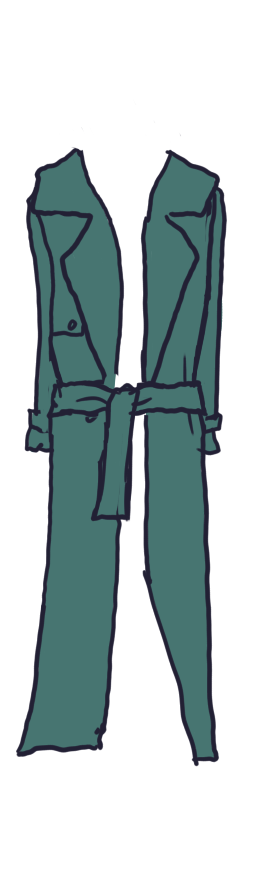
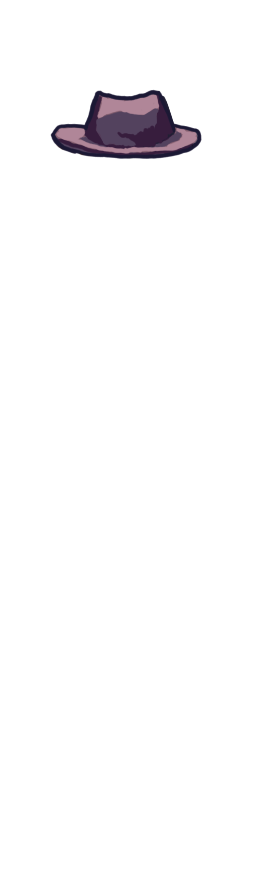
Two versions of the same layered image (256x896). Layer-by-layer changes:
added group "hat" with 2 layers above "front" over [26, 89, 227, 247]
added layer "Paint Layer 4" in group "hat" over [32, 89, 224, 192]
added layer "Paint Layer 2" in group "hat" over [26, 89, 227, 247]
moved "line" (1st of 2, in "front") into group "front", painted on it over [16, 89, 227, 767]
moved "fill" (1st of 2, in "front") into group "front", painted on it over [16, 128, 227, 767]
